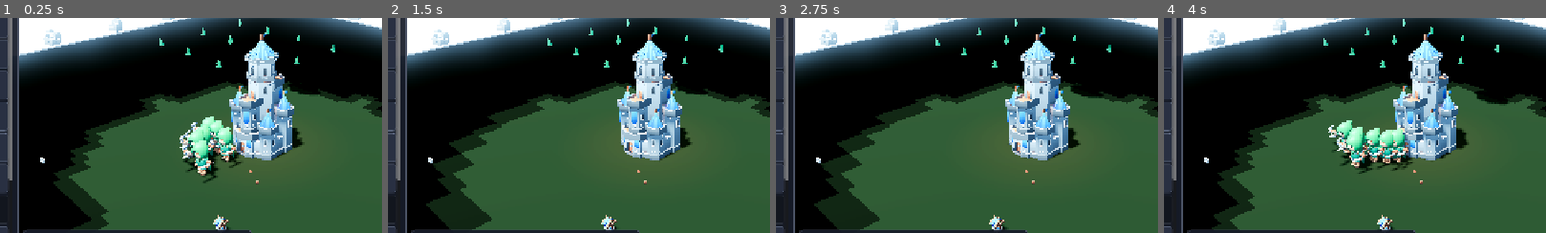
Above: before the commit, frames 1-4 (left to right).
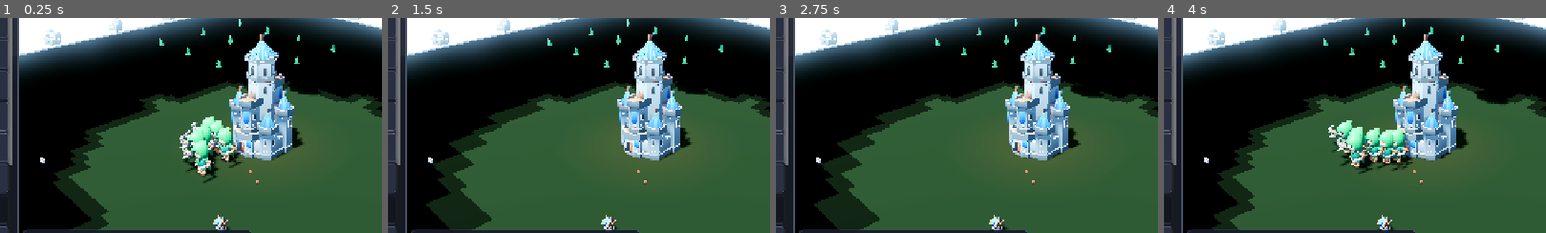
Above: after the commit, the same moments.

Repository: DilesZ/Espa-aSettlers
Game: Godot game, scene res://scenes/main.tscn
Same seed, same stepped clock (60 frames per second), same inputs: the game is played once before the commit and once after it.
Inputs:
- Up to frame 1 (0.25 s): no input
- Up to frame 2 (1.5 s): click "Reiniciar" at 0.5 s; click "Reiniciar" at 1.25 s
- Up to frame 3 (2.75 s): click "Reiniciar" at 2 s
- Up to frame 4 (4 s): click "Guardar" at 2.75 s; click "Cargar" at 3.5 s
The pictures show only the part of the screen within x 16-66%, y 20-70%; the shares and areas given below are measured in that part.

The runs differ from the first frame. In frame 1, less than 0.1% of the frame differs, in the area x 2-4%, y 67-76%; in frame 2, less than 0.1%; in frame 3, less than 0.1%; in frame 4, less than 0.1%.

Commit message:
feat(godot): mercado con mulas + evento de peste

Diff:
--- a/godot/scenes/main.tscn
+++ b/godot/scenes/main.tscn
@@ -15,6 +15,8 @@
 [ext_resource type="Script" path="res://scripts/systems/music_director.gd" id="13"]
 [ext_resource type="Script" path="res://scripts/world/trade_ship.gd" id="14"]
 [ext_resource type="Script" path="res://scripts/world/weather.gd" id="15"]
+[ext_resource type="Script" path="res://scripts/systems/trade_routes.gd" id="16"]
+[ext_resource type="Script" path="res://scripts/systems/events.gd" id="17"]
 
 [sub_resource type="Environment" id="Environment_1"]
 background_mode = 2
@@ -112,6 +114,12 @@
 [node name="Weather" type="Node3D" parent="."]
 script = ExtResource("15")
 
+[node name="TradeRoutes" type="Node3D" parent="."]
+script = ExtResource("16")
+
+[node name="Events" type="Node" parent="."]
+script = ExtResource("17")
+
 [node name="HUD" type="CanvasLayer" parent="."]
 script = ExtResource("4")
 
--- a/godot/scripts/systems/economy.gd
+++ b/godot/scripts/systems/economy.gd
@@ -40,6 +40,7 @@
 	"torre": {"nombre": "Torre defensiva", "coste": {"madera": 20, "piedra": 15}, "color": "#6c757d", "radio": 2.0},
 	"muralla": {"nombre": "Muralla", "coste": {"madera": 5, "piedra": 0}, "color": "#9aa0a6", "radio": 1.5},
 	"puerta": {"nombre": "Puerta", "coste": {"madera": 8, "piedra": 2}, "color": "#7d8590", "radio": 1.5},
+	"mercado": {"nombre": "Mercado", "coste": {"madera": 25, "piedra": 15}, "color": "#e8c547", "radio": 2.5},
 }
 
 const BUILDING_HP: Dictionary = {
@@ -56,6 +57,7 @@
 	"torre": 250,
 	"muralla": 300,
 	"puerta": 200,
+	"mercado": 220,
 }
 
 const RECIPES: Dictionary = {
--- /dev/null
+++ b/godot/scripts/systems/events.gd
@@ -0,0 +1,162 @@
+class_name GameEvents
+extends Node
+## Sistema de eventos aleatorios: la peste.
+## Uso: otro trabajo lo añadira como hijo de Main; no requiere escena ni cableado.
+## Reloj propio (`elapsed`): sin eventos antes del minuto 5; luego un evento
+## cada 4-6 min aleatorios. Al saltar: aviso 30 s antes y al llegar resolucion
+## (banquete protector si hay 20 de comida: 15% de bajas; si no: 30%).
+## Siempre deja al menos MIN_SURVIVORS colonos vivos. Sin dependencias nuevas.
+
+signal plague_warned(message: String)
+signal plague_resolved(deaths: int, banquet: bool)
+
+const START_DELAY := 300.0 ## Minuto 5: antes no hay eventos.
+const MIN_INTERVAL := 240.0 ## 4 min entre eventos.
+const MAX_INTERVAL := 360.0 ## 6 min entre eventos.
+const WARNING_TIME := 30.0 ## Aviso previo a la llegada de la peste.
+const BANQUET_COST := 20.0 ## Comida que consume el banquete protector.
+const BANQUET_RATE := 0.15 ## Mortalidad con banquete.
+const PLAGUE_RATE := 0.30 ## Mortalidad sin banquete.
+const MIN_SURVIVORS := 3 ## Siempre quedan al menos 3 colonos vivos.
+
+const WARNING_MESSAGE := "¡Se acerca la peste! Acumula 20🌾 para un banquete protector."
+
+var elapsed := 0.0 ## Reloj propio de partida (segundos).
+
+var _next_event_at := START_DELAY
+var _pending := false
+var _plague_at := 0.0
+
+
+func _ready() -> void:
+	_next_event_at = START_DELAY
+	_pending = false
+
+
+func _process(delta: float) -> void:
+	if delta <= 0.0:
+		return
+	elapsed += delta
+	if _pending:
+		if elapsed >= _plague_at:
+			_resolve_plague()
+	elif elapsed >= _next_event_at:
+		_warn_plague()
+
+
+## Aviso 30 s antes: mensaje + alarma (nulo-segura).
+func _warn_plague() -> void:
+	_pending = true
+	_plague_at = elapsed + WARNING_TIME
+	_set_message(WARNING_MESSAGE)
+	_play_alarm()
+	if has_signal("plague_warned"):
+		plague_warned.emit(WARNING_MESSAGE)
+
+
+## Llegada de la peste: banquete si hay comida, matanza y reprogramacion.
+func _resolve_plague() -> void:
+	_pending = false
+	_next_event_at = elapsed + randf_range(MIN_INTERVAL, MAX_INTERVAL)
+	var food := float(GameState.resources.get("comida", 0.0))
+	var banquet := food >= BANQUET_COST
+	if banquet:
+		GameState.resources["comida"] = food - BANQUET_COST
+		_emit_resources_changed()
+	var rate := BANQUET_RATE if banquet else PLAGUE_RATE
+	var deaths := _kill_settlers(rate)
+	var text := ""
+	if banquet:
+		text = "El banquete contiene la peste (%d bajas)." % deaths
+	else:
+		text = "La peste se lleva a %d colonos." % deaths
+	if deaths <= 0:
+		text = "La peste pasa sin llevarse a nadie."
+	_set_message(text)
+	if has_signal("plague_resolved"):
+		plague_resolved.emit(deaths, banquet)
+
+
+## Mata al azar la fraccion `rate` de colonos, dejando MIN_SURVIVORS vivos.
+## Devuelve el numero de bajas. queue_free del nodo + borra dict por id.
+func _kill_settlers(rate: float) -> int:
+	var candidates := _collect_settler_nodes()
+	var count := candidates.size()
+	if count <= MIN_SURVIVORS:
+		return 0
+	var want := int(floor(float(count) * rate))
+	var deaths := clampi(want, 0, count - MIN_SURVIVORS)
+	if deaths <= 0:
+		return 0
+	candidates.shuffle()
+	var ids: Dictionary = {}
+	for i in deaths:
+		var n: Node = candidates[i] as Node
+		if n == null or not is_instance_valid(n):
+			continue
+		var sid := String(n.get("settler_id")) if _has_prop(n, "settler_id") else ""
+		if sid != "":
+			ids[sid] = true
+		n.queue_free()
+	if not ids.is_empty():
+		for i in range(GameState.settlers.size() - 1, -1, -1):
+			var d: Variant = GameState.settlers[i]
+			if d is Dictionary and ids.has(String((d as Dictionary).get("id", ""))):
+				GameState.settlers.remove_at(i)
+	return deaths
+
+
+## Recoge los nodos de colono vivos: por clase `Settler` (global) con guard
+## ClassDB, con fallback a nodos con propiedad `settler_id`.
+func _collect_settler_nodes() -> Array:
+	var out: Array = []
+	var tree := get_tree()
+	if tree == null:
+		return out
+	var root: Node = tree.current_scene
+	if root == null:
+		root = tree.root
+	if root == null:
+		return out
+	var use_class := ClassDB.class_exists("Settler")
+	var stack: Array = [root]
+	while not stack.is_empty():
+		var n: Node = stack.pop_back() as Node
+		if n == null or not is_instance_valid(n):
+			continue
+		if n != self and n != root:
+			var is_settler := false
+			if use_class and (n is Settler):
+				is_settler = true
+			elif _has_prop(n, "settler_id"):
+				is_settler = true
+			if is_settler:
+				out.append(n)
+		for c in n.get_children():
+			stack.append(c)
+	return out
+
+
+static func _has_prop(n: Node, prop: String) -> bool:
+	for p in n.get_property_list():
+		if str((p as Dictionary).get("name", "")) == prop:
+			return true
+	return false
+
+
+func _set_message(text: String) -> void:
+	GameState.message = text
+	if GameState.has_signal("message_changed"):
+		GameState.message_changed.emit(text)
+
+
+func _emit_resources_changed() -> void:
+	if GameState.has_signal("resources_changed"):
+		GameState.resources_changed.emit()
+
+
+## Alarma nulo-segura: no falla si el autoload falta (p. ej. en tests).
+func _play_alarm() -> void:
+	var am := get_node_or_null("/root/AudioManager")
+	if am != null and am.has_method("play"):
+		am.call("play", "alarm")
--- /dev/null
+++ b/godot/scripts/systems/trade_routes.gd
@@ -0,0 +1,209 @@
+class_name TradeRoutes
+extends Node3D
+## Rutas comerciales del Mercado: 1 mula por mercado propio en ping-pong
+## Mercado<->Centro (0,0) a 4 m/s. Cada llegada al Centro entrega alternando
+## +6 comida / +4 madera / +4 piedra con clamp a Economy.storage_cap.
+## Mensaje solo 1 de cada 3 entregas + AudioManager.play("coin") nulo-seguro.
+## Revisa cada 1s (crea/elimina mulas). Visual 100% procedural, sin deps nuevas.
+## Hijo de Main (lo cablea otro trabajo). La paleta del HUD itera
+## Economy.BUILDINGS dinamicamente, asi que el mercado aparece solo.
+
+const SPEED := 4.0
+const REVIEW_INTERVAL := 1.0
+const CENTER := Vector3(0.0, 0.0, 0.0)
+
+var _review_t := 0.0
+var _deliveries := 0
+var _next_cargo := 0
+var _mules: Dictionary = {}
+
+
+func _ready() -> void:
+	_review()
+
+
+func _process(delta: float) -> void:
+	if delta <= 0.0:
+		return
+	_review_t += delta
+	if _review_t >= REVIEW_INTERVAL:
+		_review_t = 0.0
+		_review()
+	_update_mules(delta)
+
+
+## Sincroniza mulas con mercados propios de GameState.buildings.
+func _review() -> void:
+	var gs := get_node_or_null("/root/GameState")
+	if gs == null or not is_instance_valid(gs):
+		return
+	var b_v: Variant = gs.get("buildings")
+	if not (b_v is Array):
+		return
+	var want: Dictionary = {}
+	for b in (b_v as Array):
+		if not (b is Dictionary):
+			continue
+		var bd := b as Dictionary
+		if str(bd.get("type", "")) != "mercado":
+			continue
+		var mid := str(bd.get("id", ""))
+		if mid == "":
+			mid = "%s_%s" % [str(bd.get("x", 0.0)), str(bd.get("z", 0.0))]
+		var mp := Vector3(float(bd.get("x", 0.0)), 0.0, float(bd.get("z", 0.0)))
+		want[mid] = mp
+	for mid in _mules.keys():
+		if not want.has(mid):
+			var entry: Dictionary = _mules[mid]
+			var n: Node = entry.get("node")
+			if n != null and is_instance_valid(n):
+				n.queue_free()
+			_mules.erase(mid)
+	for mid in want.keys():
+		if _mules.has(mid):
+			(_mules[mid] as Dictionary)["market"] = want[mid]
+			continue
+		_spawn_mule(str(mid), want[mid] as Vector3)
+
+
+func _spawn_mule(mid: String, market_pos: Vector3) -> void:
+	var mule := Node3D.new()
+	mule.name = "mule_%s" % mid
+	add_child(mule)
+	mule.position = market_pos
+	_build_mule_visual(mule)
+	_mules[mid] = {"node": mule, "market": market_pos, "to_center": true}
+	_face(mule, CENTER - market_pos)
+
+
+## Visual procedural: cuerpo marron 1.2x0.8x0.6 + 4 patas + caja de carga.
+func _build_mule_visual(mule: Node3D) -> void:
+	var body_mat := StandardMaterial3D.new()
+	body_mat.albedo_color = Color(0.45, 0.29, 0.15)
+	body_mat.roughness = 0.9
+	var body := MeshInstance3D.new()
+	body.name = "Body"
+	var body_mesh := BoxMesh.new()
+	body_mesh.size = Vector3(1.2, 0.8, 0.6)
+	body.mesh = body_mesh
+	body.material_override = body_mat
+	body.position = Vector3(0.0, 0.9, 0.0)
+	mule.add_child(body)
+	var leg_mat := StandardMaterial3D.new()
+	leg_mat.albedo_color = Color(0.32, 0.20, 0.10)
+	leg_mat.roughness = 0.9
+	for lx in [-0.45, 0.45]:
+		for lz in [-0.20, 0.20]:
+			var leg := MeshInstance3D.new()
+			leg.name = "Leg"
+			var leg_mesh := BoxMesh.new()
+			leg_mesh.size = Vector3(0.18, 0.6, 0.18)
+			leg.mesh = leg_mesh
+			leg.material_override = leg_mat
+			leg.position = Vector3(lx, 0.3, lz)
+			mule.add_child(leg)
+	var cargo_mat := StandardMaterial3D.new()
+	cargo_mat.albedo_color = Color(0.76, 0.62, 0.38)
+	cargo_mat.roughness = 0.8
+	var cargo := MeshInstance3D.new()
+	cargo.name = "Cargo"
+	var cargo_mesh := BoxMesh.new()
+	cargo_mesh.size = Vector3(0.7, 0.5, 0.5)
+	cargo.mesh = cargo_mesh
+	cargo.material_override = cargo_mat
+	cargo.position = Vector3(0.0, 1.55, 0.0)
+	mule.add_child(cargo)
+
+
+func _update_mules(delta: float) -> void:
+	var step := SPEED * delta
+	for mid in _mules.keys():
+		if not _mules.has(mid):
+			continue
+		var entry := _mules[mid] as Dictionary
+		var mule: Node3D = entry.get("node")
+		if mule == null or not is_instance_valid(mule):
+			_mules.erase(mid)
+			continue
+		var market: Vector3 = entry.get("market", CENTER)
+		var to_center := bool(entry.get("to_center", true))
+		var target := CENTER if to_center else market
+		var to: Vector3 = target - mule.position
+		to.y = 0.0
+		var dist := to.length()
+		if dist <= maxf(step, 0.15):
+			mule.position = Vector3(target.x, 0.0, target.z)
+			var arrived_center := to_center
+			entry["to_center"] = not to_center
+			var next_target := market if arrived_center else CENTER
+			_face(mule, next_target - mule.position)
+			if arrived_center:
+				_deliver()
+		else:
+			var dir: Vector3 = to / dist
+			mule.position += dir * step
+			mule.position.y = 0.0
+			_face(mule, to)
+
+
+func _face(mule: Node3D, dir: Vector3) -> void:
+	var flat := Vector3(dir.x, 0.0, dir.z)
+	if flat.length_squared() < 0.0001:
+		return
+	mule.rotation.y = atan2(flat.x, flat.z)
+
+
+## Entrega alterna + mensaje 1/3 + coin. Clamp a storage_cap con guards ClassDB.
+func _deliver() -> void:
+	var gs := get_node_or_null("/root/GameState")
+	if gs == null or not is_instance_valid(gs):
+		return
+	var res_v: Variant = gs.get("resources")
+	if not (res_v is Dictionary):
+		return
+	var res := res_v as Dictionary
+	var text := ""
+	match _next_cargo:
+		0:
+			_add_stock(res, "comida", 6.0)
+			text = "Mula comercial: +6 comida"
+		1:
+			_add_stock(res, "madera", 4.0)
+			text = "Mula comercial: +4 madera"
+		_:
+			_add_stock(res, "piedra", 4.0)
+			text = "Mula comercial: +4 piedra"
+	_next_cargo = (_next_cargo + 1) % 3
+	_deliveries += 1
+	if gs.has_signal("resources_changed"):
+		gs.emit_signal("resources_changed")
+	if _deliveries % 3 == 1:
+		gs.set("message", text)
+		if gs.has_signal("message_changed"):
+			gs.emit_signal("message_changed", text)
+	var am := get_node_or_null("/root/AudioManager")
+	if am != null and is_instance_valid(am) and am.has_method("play"):
+		am.call("play", "coin")
+
+
+## Suma con clamp a cap; suma directa si Economy no existe.
+func _add_stock(res: Dictionary, key: String, amount: float) -> void:
+	var v: float = float(res.get(key, 0.0)) + amount
+	if ClassDB.class_exists("Economy"):
+		v = minf(v, float(Economy.storage_cap(_count_almacenes())))
+	res[key] = v
+
+
+## Nº de almacenes en GameState.buildings (0 si GameState no disponible).
+func _count_almacenes() -> int:
+	var n := 0
+	var gs := get_node_or_null("/root/GameState")
+	if gs == null or not is_instance_valid(gs):
+		return n
+	var b_v: Variant = gs.get("buildings")
+	if not (b_v is Array):
+		return n
+	for b in (b_v as Array):
+		if b is Dictionary and str((b as Dictionary).get("type", "")) == "almacen":
+			n += 1
+	return n
--- a/godot/scripts/world/building_factory.gd
+++ b/godot/scripts/world/building_factory.gd
@@ -33,6 +33,8 @@
 		"cantera":
 			return "%s/buildings/%s/building_mine_%s.gltf" % [BASE, f, f]
 		"almacen":
+			return "%s/buildings/%s/building_market_%s.gltf" % [BASE, f, f]
+		"mercado":
 			return "%s/buildings/%s/building_market_%s.gltf" % [BASE, f, f]
 		"aserradero":
 			return "%s/buildings/%s/building_lumbermill_%s.gltf" % [BASE, f, f]
Not shown: 1 places in godot/scenes/main.tscn that only renumber resources
Not shown, added: godot/scripts/systems/events.gd.uid
Not shown, added: godot/scripts/systems/trade_routes.gd.uid
